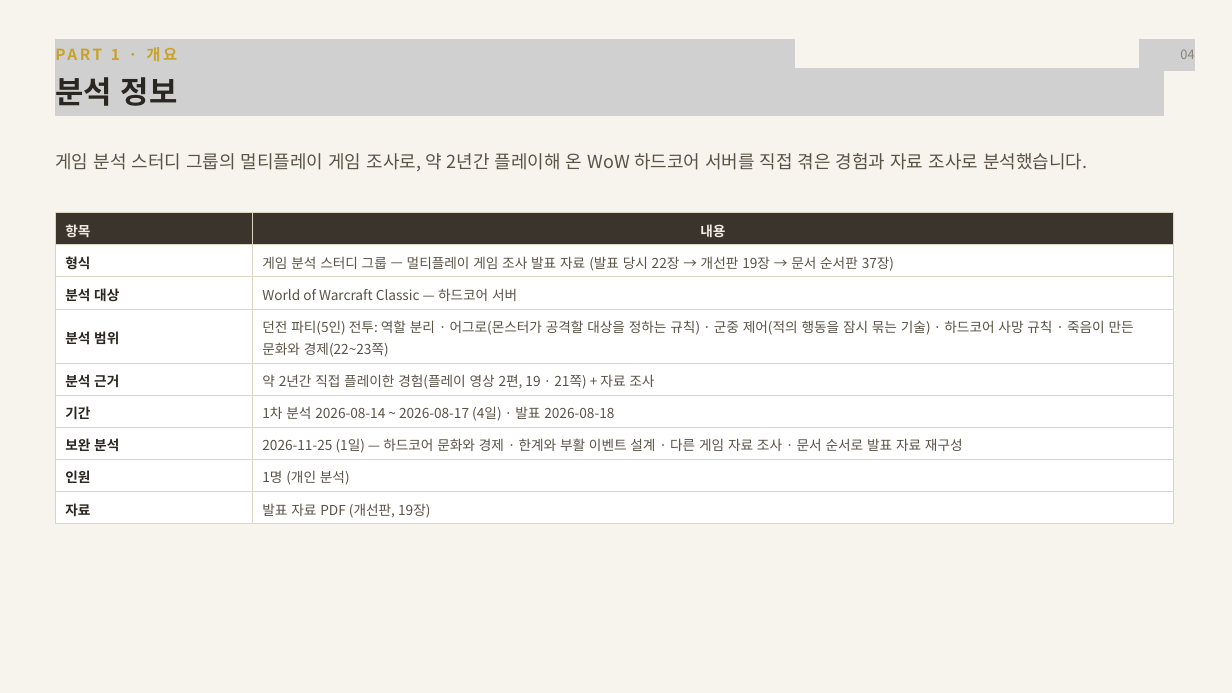
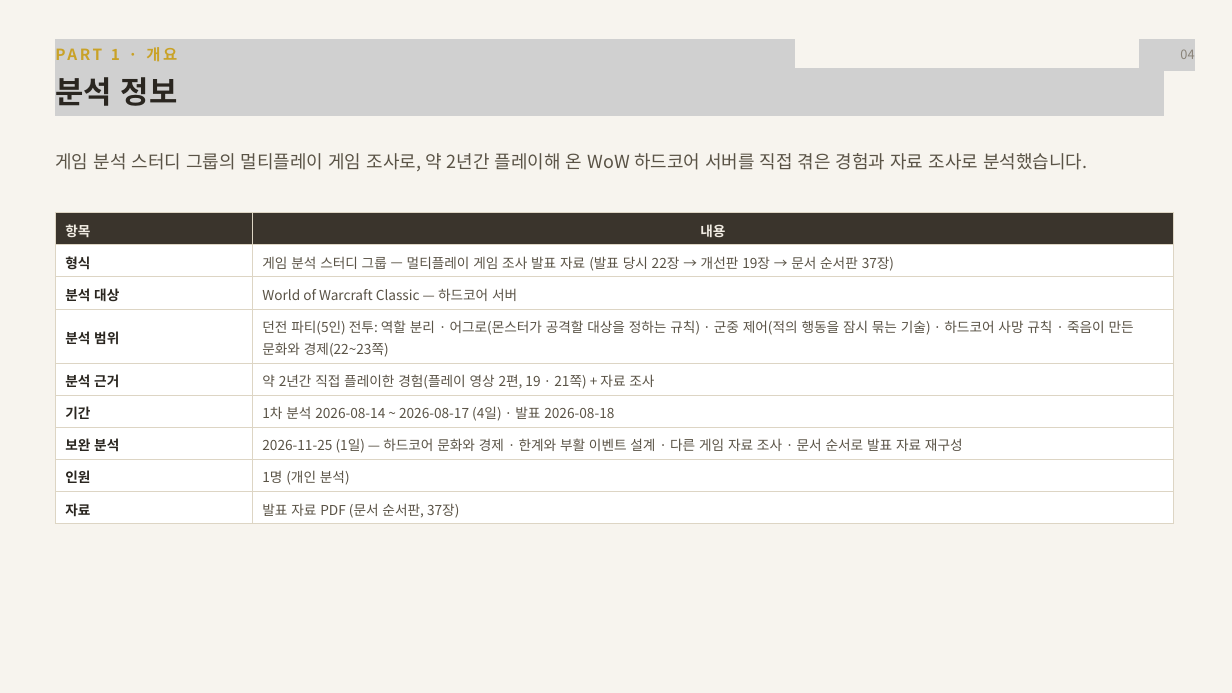
Before and after one commit to pinkshield/portfolio, a slide deck: slide 4 of src/5-wow-hardcore-analysis/Present File/WoW_클래식_하드코어_전투시스템_분석_문서순서.pptx. Drawn at 1232x693 pixels with LibreOffice and Linux fonts; fonts in the diff are those of the drawing; grey boxes stand for pictures. Boxes give left, top, right and bottom in pixels: in the first picture for what was removed or moved away, otherwise in the second. Text is boxed around its words. In the diff, an @@ line names an element or a change of style, - is before the commit and + after.

```diff
--- a/src/5-wow-hardcore-analysis/Present File/WoW_클래식_하드코어_전투시스템_분석_문서순서.pptx
+++ b/src/5-wow-hardcore-analysis/Present File/WoW_클래식_하드코어_전투시스템_분석_문서순서.pptx
@@ table at (x1=55, y1=213, x2=1173, y2=522) @@
-row 9, column 2: 발표 자료 PDF (개선판, 19장)
+row 9, column 2: 발표 자료 PDF (문서 순서판, 37장)
```
Also in this commit, not shown: 5 other files.
